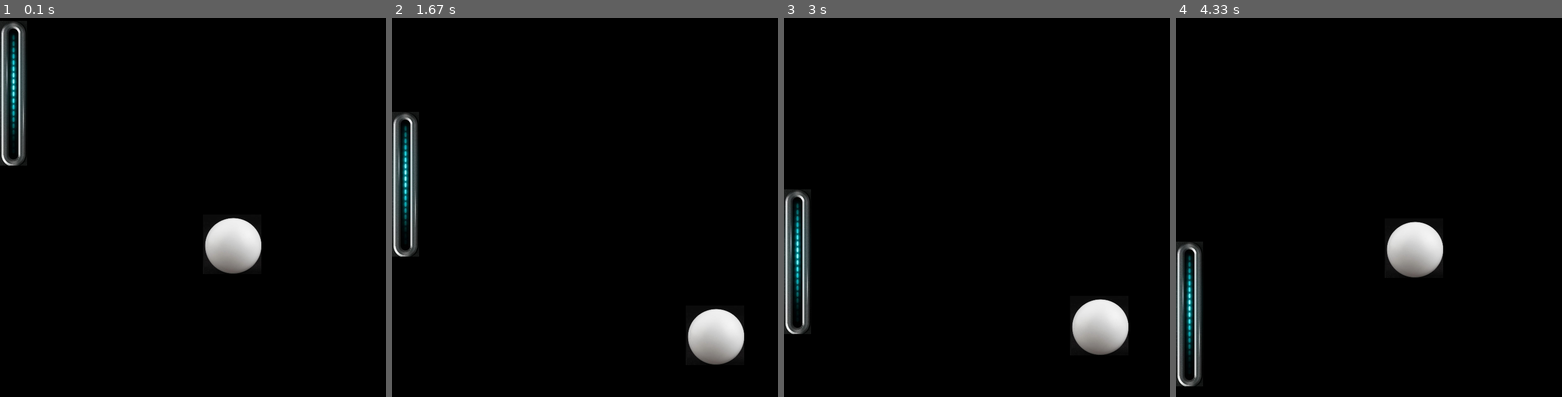
Above: before the commit, frames 1-4 (left to right).
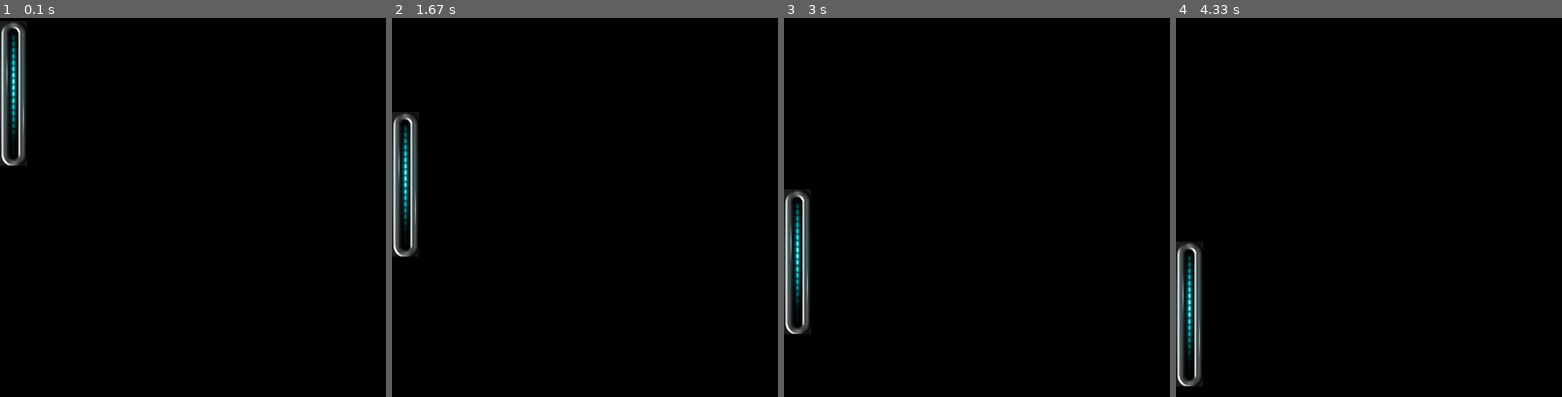
Above: after the commit, the same moments.

Repository: Kayala47/josh-tutoring
Game: pygame game, started from pong.py
Two runs of this game, one before a commit and one after it. Both use one fixed random seed, a clock stepped at 60 frames per second and the inputs below.
Inputs:
- Up to frame 1 (0.1 s): no input
- Up to frame 2 (1.67 s): no input
- Up to frame 3 (3 s): no input
- Up to frame 4 (4.33 s): no input

The runs differ from the first frame. In frame 1, 1.7% of the frame differs, in the area x 52-68%, y 52-68%; in frame 2, 1.7%; in frame 3, 1.7%; in frame 4, 1.7%.

Commit message:
added answers to josh's hw

Diff:
--- /dev/null
+++ b/ball.py
@@ -0,0 +1,31 @@
+import pygame
+
+WHITE = (255, 255, 255)
+
+class Ball(pygame.sprite.Sprite):
+    #this is going to be the class that represents a ball
+
+    def __init__(self,x, y, direction):
+
+        super().__init__()
+
+        print("ball created at" + str(x) + " " + str(y))
+
+        self.image = pygame.image.load("ball.png").convert_alpha()
+        self.width = self.image.get_width()
+        self.height = self.image.get_height()
+
+       # self.image = pygame.Surface([10,10])
+        #self.image.fill(WHITE)
+        self.image.set_colorkey((0,0,0))
+
+        #pygame.draw.rect(self.image, WHITE, [10,10, 10, 10])
+
+        self.rect = self.image.get_rect()
+
+    def get_rect(self):
+        return self.rect
+
+    def move(self, x, y):
+        self.rect.x += x
+        self.rect.y += y
--- /dev/null
+++ b/paddle.py
@@ -0,0 +1,21 @@
+import pygame
+WHITE = (255, 255, 255)
+
+class Paddle(pygame.sprite.Sprite):
+    #This class represents a car. It derives from the "Sprite" class in Pygame.
+
+    def __init__(self, color):
+        # Call the parent class (Sprite) constructor
+        super().__init__()
+
+        # Instead we could load a proper pciture of a car...
+        self.image = pygame.image.load("blue-paddle.png").convert_alpha()
+        self.width = self.image.get_width()
+        self.height = self.image.get_height()
+
+        # Fetch the rectangle object that has the dimensions of the image.
+        self.rect = self.image.get_rect()
+
+    def move(self, x, y):
+        self.rect.x += x
+        self.rect.y += y
--- a/pong.py
+++ b/pong.py
@@ -1,7 +1,15 @@
 import sys,pygame
+from ball import Ball
+from paddle import Paddle
+
 pygame.init()
 
 size = width, height =   800, 800
+screen = pygame.display.set_mode(size)
+pygame.display.set_caption("Ping Pong")
+
+all_sprites = pygame.sprite.Group()
+
 
 def increase_speed(speed):
     changingSpeed = 0.1
@@ -24,18 +32,25 @@
         speed[1] = max(speed[1] - changingSpeed, -speedLimit)
 
 
+
+
+
 speed = [2,2]
 paddleSpeed = [0,2]
 black = 0, 0, 0
 
 screen = pygame.display.set_mode(size)
 
-ball = pygame.image.load("ball.png").convert()
 paddle = pygame.image.load("blue-paddle.png").convert()
+
+ball = Ball(0,0,0)
+
+all_sprites.add(ball)
 
 ballRect = ball.get_rect()
 paddleRect = paddle.get_rect()
 
+all_sprites.draw(screen)
 
 startPos = [width/2,height/2]
 ballRect = ballRect.move(startPos)
@@ -63,7 +78,7 @@
         #if the ball hits the paddle
         speed[0] = -speed[0] #still flip speed
         increase_speed(speed)#increase speed
-        print(speed)
+        #print(speed)
 
     if (ballRect.top < 0 or ballRect.bottom > height):
         #if ball hits top or bottom, goes in reverse
@@ -75,7 +90,8 @@
 
     if (paddleRect.left >= ballRect.right):
         #ball passed the paddle
-        del ball
+        #del ball
+        print("ball went past paddle")
 
 #JOSH: your hw is to create a function (ball()) that:
         #create a new ball
@@ -86,6 +102,6 @@
     #tell the user how many points they have - update the scoreboard
 
     screen.fill(black)
-    screen.blit(ball, ballRect)
+    #screen.blit(ball, ballRect)
     screen.blit(paddle, paddleRect)
     pygame.display.flip()
--- /dev/null
+++ b/pong2.py
@@ -0,0 +1,122 @@
+import pygame, random
+
+from ball import Ball
+from paddle import Paddle
+pygame.init()
+
+GREEN = (20, 255, 140)
+GREY = (210, 210 ,210)
+WHITE = (255, 255, 255)
+RED = (255, 0, 0)
+PURPLE = (255, 0, 255)
+BLACK = (0,0,0)
+
+SCREENWIDTH=800
+SCREENHEIGHT=800
+
+speed = [4,4]
+paddleSpeed = [0,4]
+
+def increase_speed(speed):
+    changingSpeed = 1
+    speedLimit = 4
+
+    #gives that variable a new value
+
+    if (speed[0] > 0):
+        #add
+        speed[0] = min(speed[0] + changingSpeed, speedLimit)
+    else:
+        #subtract
+        speed[0] = max(speed[0] - changingSpeed, -speedLimit)
+
+    if (speed[1] > 0):
+        #add
+        speed[1] = min(speed[1] + changingSpeed, speedLimit)
+    else:
+        #subtract
+        speed[1] = max(speed[1] - changingSpeed, -speedLimit)
+
+size = (SCREENWIDTH, SCREENHEIGHT)
+screen = pygame.display.set_mode(size)
+pygame.display.set_caption("Ping Pong")
+
+#This will be a list that will contain all the sprites we intend to use in our game.
+all_sprites_list = pygame.sprite.Group()
+
+#create the ball
+ball = Ball(SCREENWIDTH/2, SCREENHEIGHT/2, 0)
+ball.rect.x = 200
+ball.rect.y = 300
+
+#create the paddle
+paddle = Paddle(WHITE)
+
+# Add the ball to the list of objects
+all_sprites_list.add(ball)
+all_sprites_list.add(paddle)
+
+#Allowing the user to close the window...
+carryOn = True
+clock=pygame.time.Clock()
+
+while carryOn:
+        for event in pygame.event.get():
+            if event.type==pygame.QUIT:
+                carryOn=False
+
+        #Game Logic
+        all_sprites_list.update()
+
+        #Drawing on Screen
+        screen.fill(BLACK)
+
+        #Now let's draw all the sprites in one go. (For now we only have 1 sprite!)
+        all_sprites_list.draw(screen)
+
+        #paddle movement
+        if paddle.rect.y > SCREENHEIGHT - paddle.height or paddle.rect.y < 0:
+            paddleSpeed[1] = -paddleSpeed[1]
+
+        paddle.move(paddleSpeed[0], paddleSpeed[1])
+
+
+        #ball movement
+
+        #hitting edges
+        if ball.rect.x > SCREENWIDTH - ball.width:
+            speed[0] = -speed[0]
+        elif ball.rect.x < 0:
+            #paddle missed
+            print("missed")
+            ball.kill()
+            ball = Ball(SCREENWIDTH/2, SCREENHEIGHT/2, 0)
+            ball.rect.x = 200
+            ball.rect.y = 300
+
+
+        if ball.rect.y > SCREENHEIGHT - ball.height or ball.rect.y < 0:
+            speed[1] = -speed[1]
+
+        print("ball y = " + str(ball.rect.y))
+        print("paddle y = " + str(paddle.rect.y))
+        if (ball.rect.x <= paddle.rect.x + paddle.width
+            and (ball.rect.y + ball.height < paddle.rect.y + paddle.height
+            or ball.rect.y > paddle.rect.y)):
+            #ball hit paddle
+            increase_speed(speed)
+            speed[0] = -speed[0]
+
+
+
+
+
+        ball.move(speed[0], speed[1])
+
+        #Refresh Screen
+        pygame.display.flip()
+
+        #Number of frames per secong e.g. 60
+        clock.tick(60)
+
+pygame.quit()
Not shown, changed: README.md
